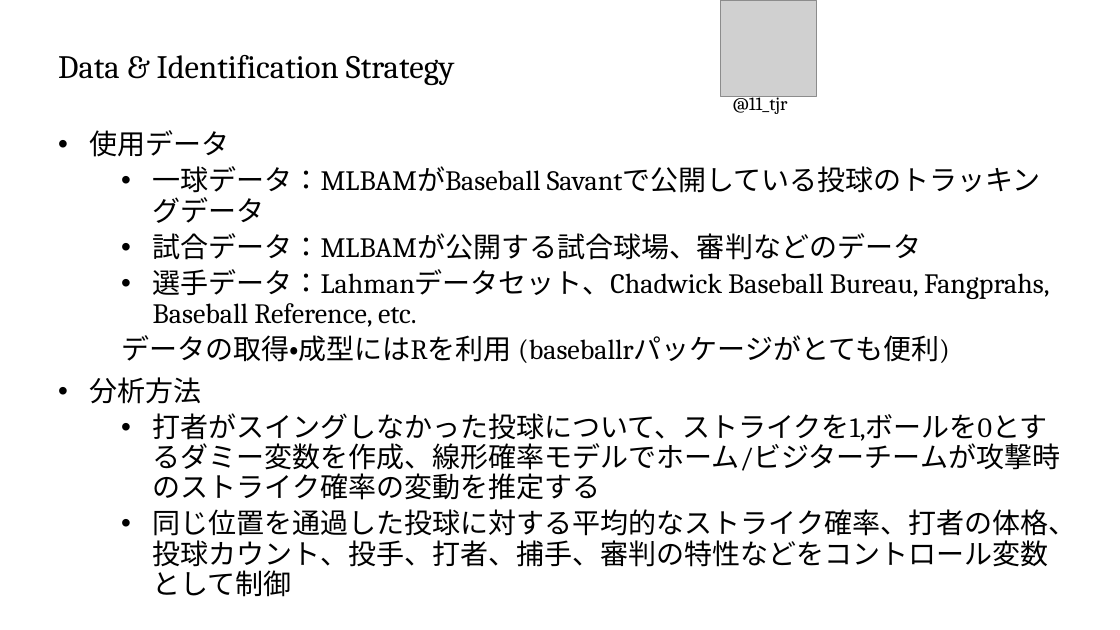
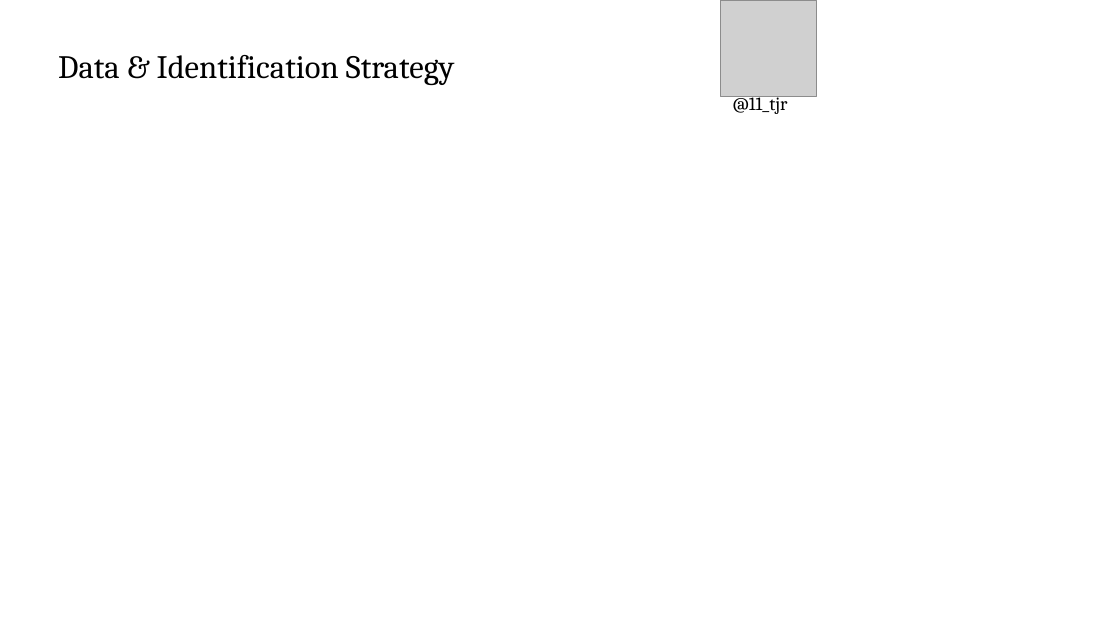
Before and after one commit to T-Reio/ballgame_analysis, a slide deck: slide 8 of slides/spoana13.pptx. Drawn at 1120x630 pixels with LibreOffice and Linux fonts; fonts in the diff are those of the drawing; grey boxes stand for pictures; background and template pictures are left out. Boxes give left, top, right and bottom in pixels: in the first picture for what was removed or moved away, otherwise in the second. Text is boxed around its words. In the diff, an @@ line names an element or a change of style, - is before the commit and + after.

```diff
--- a/slides/spoana13.pptx
+++ b/slides/spoana13.pptx
@@ text removed at [90, 130, 1076, 572] @@
-• 使用データ
-  • 一球データ：MLBAMがBaseball Savantで公開している投球のトラッキングデータ
-  • 試合データ：MLBAMが公開する試合球場、審判などのデータ
-  • 選手データ：Lahmanデータセット、Chadwick Baseball Bureau, Fangprahs, Baseball Reference, etc.
-  データの取得・成型にはRを利用 (baseballrパッケージがとても便利)
-• 分析方法
-  • 打者がスイングしなかった投球について、ストライクを1,ボールを0とするダミー変数を作成、線形確率モデルでホーム/ビジターチームが攻撃時のストライク確率の変動を推定する
-  • 同じ位置を通過した投球に対する平均的なストライク確率、打者の体格、投球カウント、投手、打者、捕手、審判の特性などをコントロール変数として制御
```
Also in this commit, not shown: 6 other slides changed, 1 slide removed, 1 other file.
